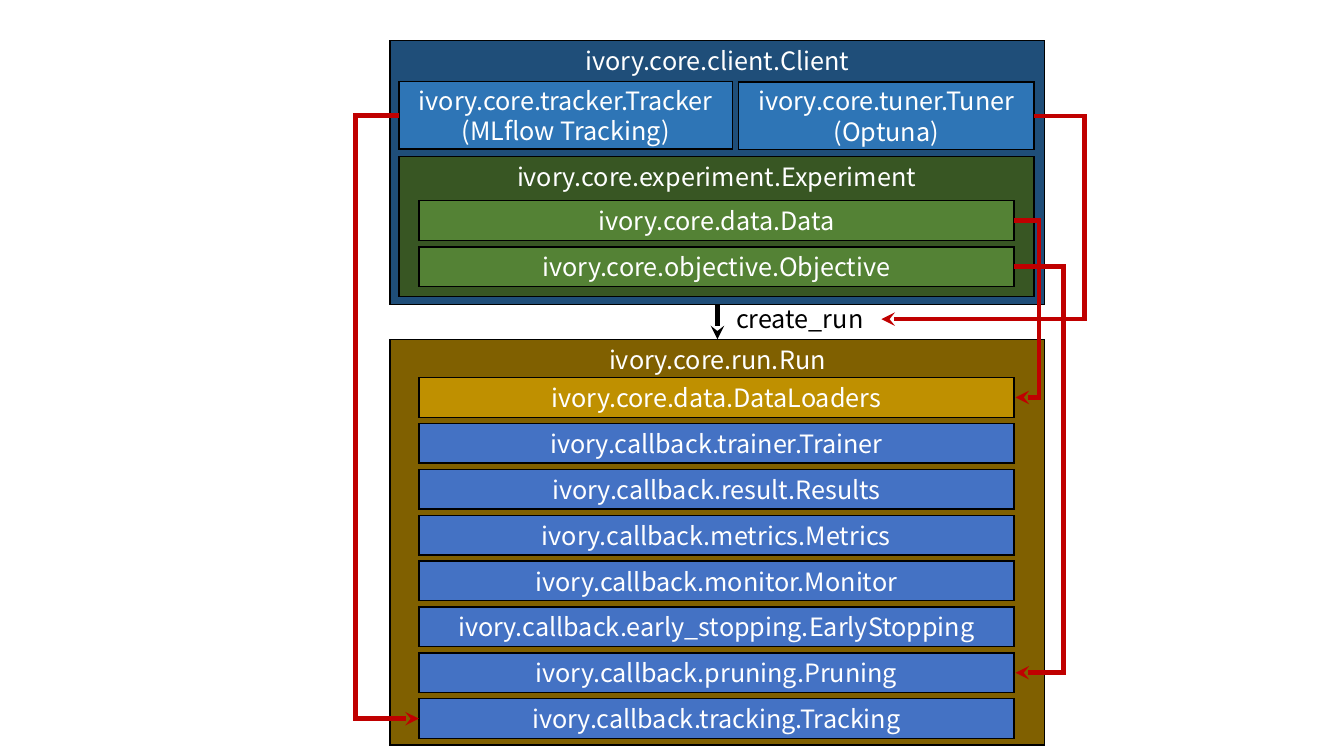
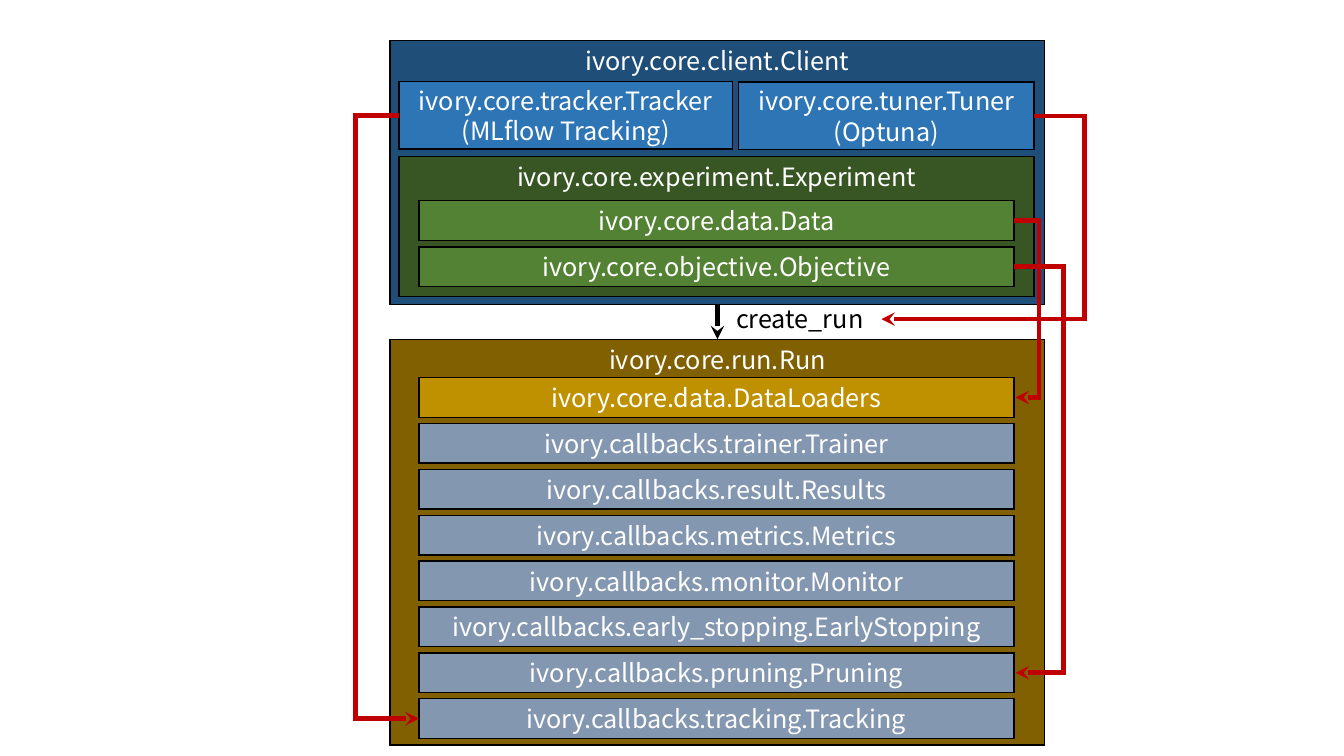
Before and after one commit to daizutabi/ivory, a slide deck: slide 1 of overview.pptx. Drawn at 1344x756 pixels with LibreOffice and Linux fonts; fonts in the diff are those of the drawing. Boxes give left, top, right and bottom in pixels: in the first picture for what was removed or moved away, otherwise in the second. Text is boxed around its words. In the diff, an @@ line names an element or a change of style, - is before the commit and + after.

```diff
--- a/overview.pptx
+++ b/overview.pptx
@@ text in rectangle at <box>545,433,889,459</box>: text changed @@
-ivory.callback.trainer.Trainer
+ivory.callbacks.trainer.Trainer
@@ text in rectangle at <box>546,479,886,505</box>: text changed @@
-ivory.callback.result.Results
+ivory.callbacks.result.Results
@@ text in rectangle at <box>536,525,896,551</box>: text changed @@
-ivory.callback.metrics.Metrics
+ivory.callbacks.metrics.Metrics
@@ fill #4472C4 to #8497B0 in 7 elements at <box>419,607,1015,646</box>, <box>419,423,1015,463</box>, <box>419,515,1015,555</box>, <box>419,470,1015,509</box>, <box>419,653,1015,693</box>, <box>419,699,1015,738</box>, <box>419,562,1015,601</box> @@
@@ text in rectangle at <box>530,571,903,597</box>: text changed @@
-ivory.callback.monitor.Monitor
+ivory.callbacks.monitor.Monitor
@@ text in rectangle at <box>452,616,980,642</box>: text changed @@
-ivory.callback.early_stopping.EarlyStopping
+ivory.callbacks.early_stopping.EarlyStopping
@@ text in rectangle at <box>530,662,903,688</box>: text changed @@
-ivory.callback.pruning.Pruning
+ivory.callbacks.pruning.Pruning
@@ text in rectangle at <box>526,708,906,734</box>: text changed @@
-ivory.callback.tracking.Tracking
+ivory.callbacks.tracking.Tracking
```
Also in this commit, not shown: 12 other files.
